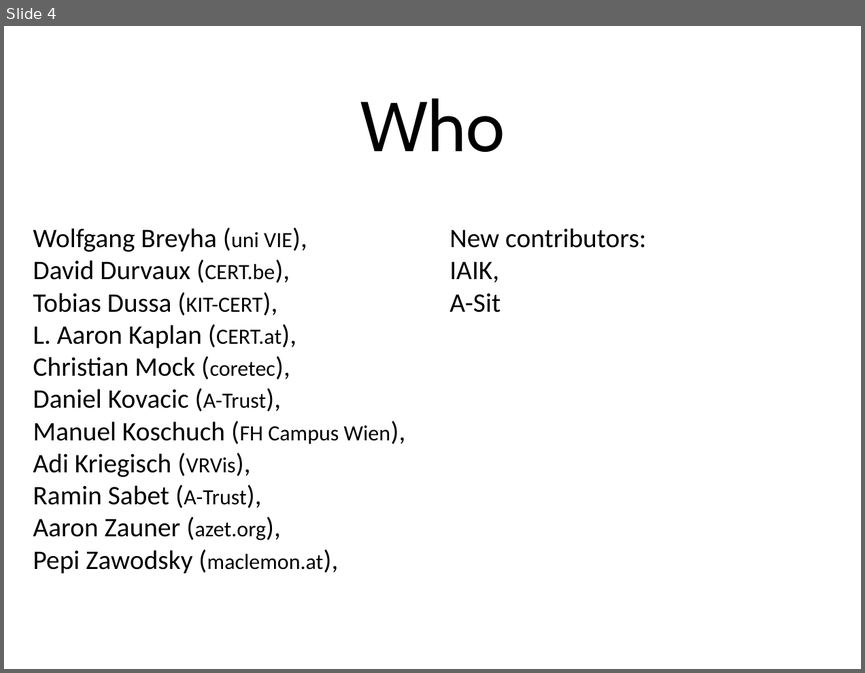
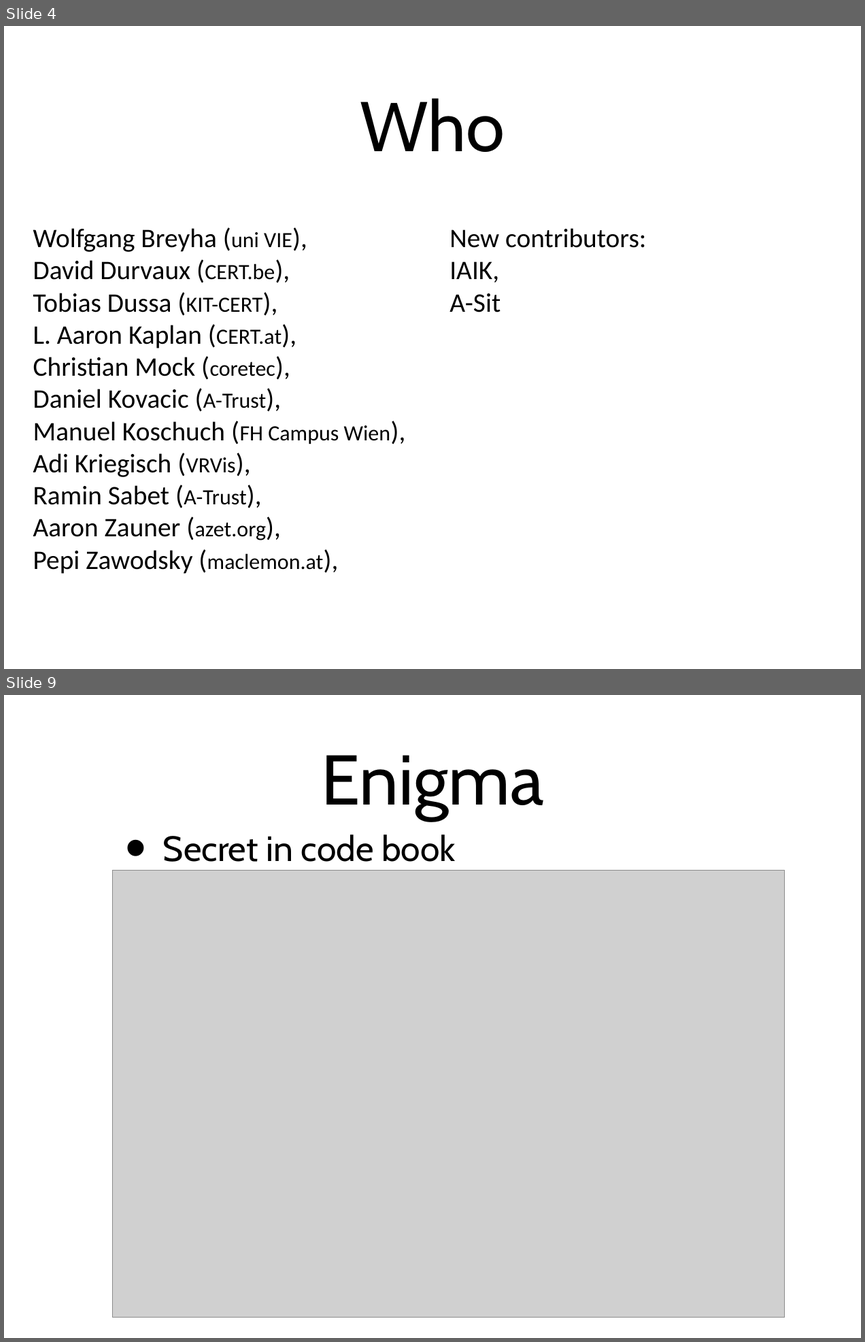
Before and after one commit to BetterCrypto/Applied-Crypto-Hardening, a slide deck: presentations/M3AWWG/draft_m3aawg.pptx. Shown one above the other, each under a label of ours: slide 4 before the commit, slides 4 and 9 after it; the slides between them are not shown. The pictures are 865x673 and 865x1342 pixels, drawn with LibreOffice and Linux fonts; fonts in the diff are those of the drawing; grey boxes stand for pictures. Boxes give left, top, right and bottom in pixels: in the first picture for what was removed or moved away, otherwise in the second. Text is boxed around its words. In the diff, an @@ line names an element or a change of style, - is before the commit and + after.

```diff
--- a/presentations/M3AWWG/draft_m3aawg.pptx
+++ b/presentations/M3AWWG/draft_m3aawg.pptx
@@ slide 9 added at [4, 695, 861, 1338], background #FFFFFF @@
@@ title added at [321, 755, 544, 820], 84 pt, text #000000 @@
+Enigma
@@ text added at [163, 834, 456, 862], 42 pt, text #000000 @@
+  • Secret in code book
@@ picture added at [113, 870, 785, 1317] @@
```
Also in this commit, not shown: 9 slides changed, 4 other slides added.
